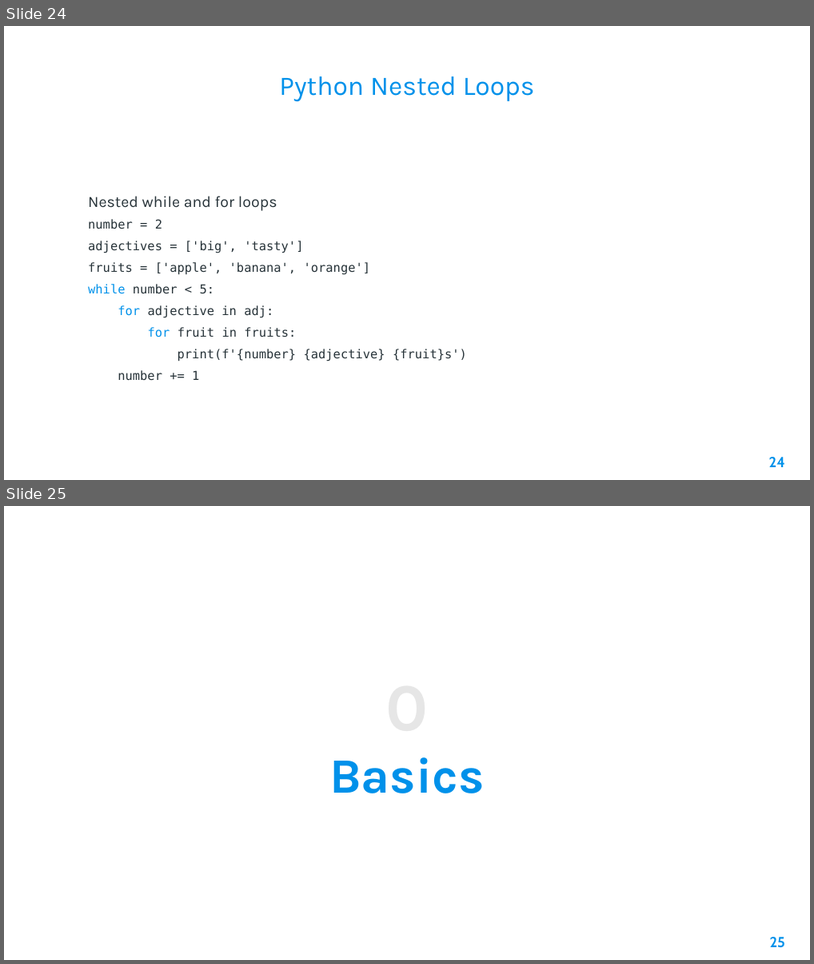
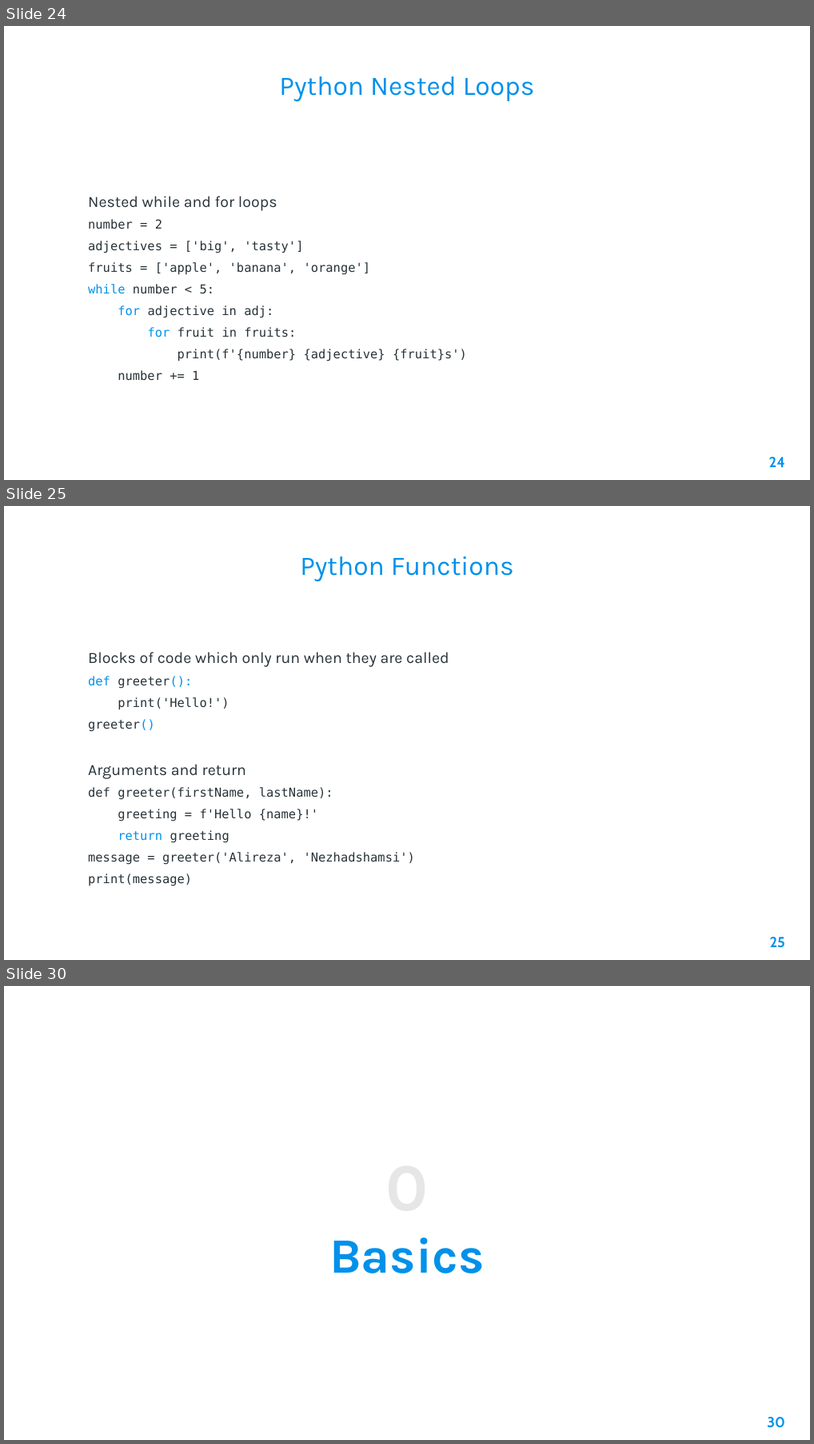
Before and after one commit to AleeRezaa/learn-python, a slide deck: Python.pptx. Shown one above the other, each under a label of ours: slides 24 and 25 before the commit, slides 24, 25 and 30 after it; the slides between them are not shown. The pictures are 814x964 and 814x1444 pixels, drawn with LibreOffice and Linux fonts; fonts in the diff are those of the drawing; background and template pictures are left out. Boxes give left, top, right and bottom in pixels: in the first picture for what was removed or moved away, otherwise in the second. Text is boxed around its words. In the diff, an @@ line names an element or a change of style, - is before the commit and + after.

Commit message:
add functions and lambdas

```diff
--- a/Python.pptx
+++ b/Python.pptx
@@ slide 25 added at (x1=4, y1=506, x2=810, y2=960), background picture (left out) @@
@@ title added at (x1=300, y1=556, x2=514, y2=581), 24 pt, text #0091EA @@
+Python Functions
@@ text added at (x1=88, y1=652, x2=450, y2=886), 11 pt, text #263238 @@
+Blocks of code which only run when they are called
+def greeter():
+print('Hello!')
+greeter()
+Arguments and return
+def greeter(firstName, lastName):
+greeting = f'Hello {name}!'
+return greeting
+message = greeter('Alireza', 'Nezhadshamsi')
+print(message)
@@ page number added at (x1=770, y1=936, x2=786, y2=948), 13 pt, text #0091EA, bold @@
+25
@@ what was slide 25 is now slide 30 @@
@@ page number at (x1=767, y1=1416, x2=786, y2=1428): text changed @@
-25
+30
```
Also in this commit, not shown: 1 slide changed, 4 other slides added, 1 other file.
